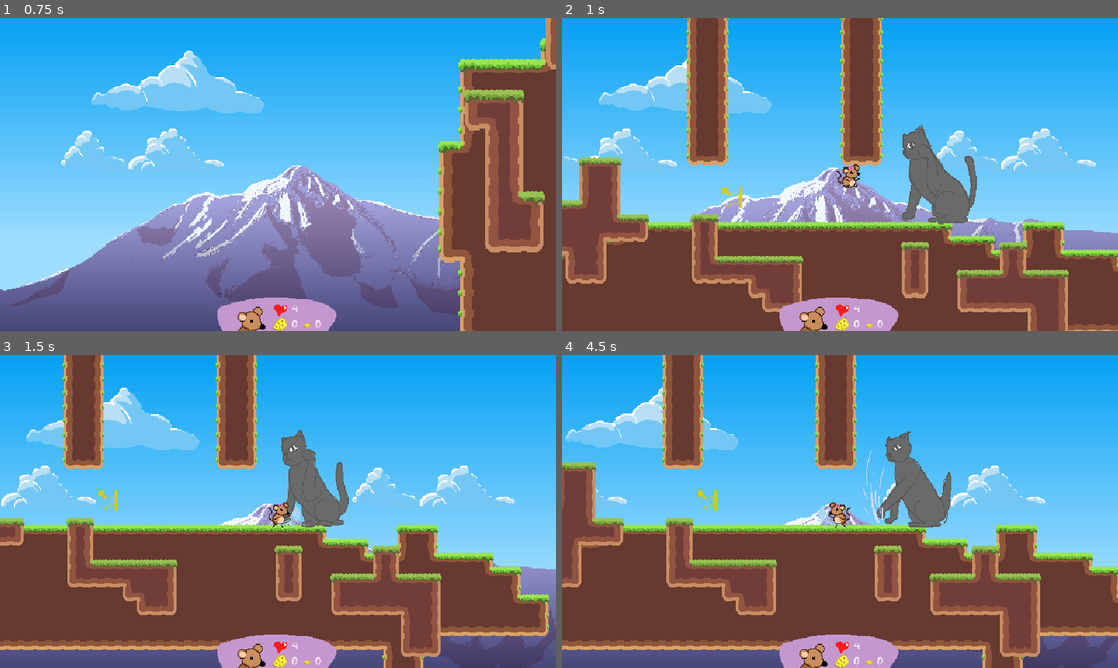
Above: before the commit, frames 1-4 (two rows, left to right).
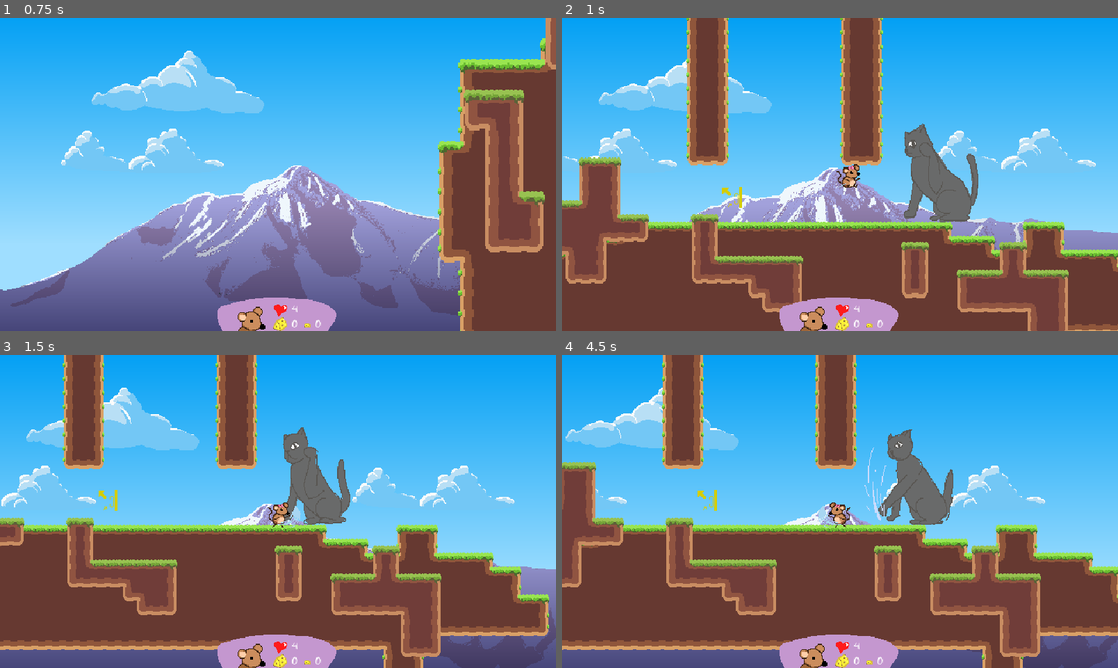
Above: after the commit, the same moments.

Repository: GalletasConMayo/LilRatGame
Game: Godot game, scene res://Scenes/game.tscn
The game is run twice, just before and just after one commit, with the same random seed, the same clock (stepped at 60 frames per second) and the same inputs.
Inputs (mouse positions are in pixels of both pictures, inside the frame that each line leads up to):
- Up to frame 1 (0.75 s): tap Enter (ui_accept) at 0.5 s; move the mouse to (400, 158) at 0.52 s; hold D (right) from 0.53 s (still down); tap Z (dash) at 0.6 s; click (400, 158) at 0.67 s
- Up to frame 2 (1 s): keep holding D (right); tap X (jump) at 0.77 s
- Up to frame 3 (1.5 s): move the mouse to (166, 527) at 1.27 s; release D (right) at 1.28 s; hold S (down) from 1.28 s (still down); tap C (walking) at 1.35 s
- Up to frame 4 (4.5 s): tap X (jump) at 1.52, 3.02, 3.77 s; move the mouse to (895, 442) at 2.02 s; release S (down) at 2.03 s; hold D (right) 2.03-2.78 s; hold F 2.03-2.78 s; move the mouse to (812, 574) at 2.77 s; hold W 2.78-3.53 s; tap Space at 2.85 s; click (812, 574) at 2.92 s; move the mouse to (1006, 558) at 3.52 s; hold A (left) from 3.53 s (still down); tap Z (dash) at 3.6 s; move the mouse to (673, 464) at 4.27 s; tap C (walking) at 4.35 s

Frame 1 is identical in both runs. In frame 2, 0.4% of the frame differs, in the area x 61-75%, y 33-66%; in frame 3, 0.5%; in frame 4, 0.6%, in the area x 54-71%, y 23-56%.

Commit message:
Adding Enemy-hurt logic

Diff:
--- a/Scenes/cat_enemy.tscn
+++ b/Scenes/cat_enemy.tscn
@@ -1,7 +1,10 @@
-[gd_scene load_steps=6 format=3 uid="uid://bkc5s73qvfim7"]
+[gd_scene load_steps=7 format=3 uid="uid://bkc5s73qvfim7"]
 
 [ext_resource type="Script" path="res://Scripts/cat_enemy.gd" id="1_1kgsi"]
 [ext_resource type="Texture2D" uid="uid://bky367c6tvhg2" path="res://Images/Enemies/gato.png" id="1_7bjvg"]
+
+[sub_resource type="RectangleShape2D" id="RectangleShape2D_lpjig"]
+size = Vector2(84, 113)
 
 [sub_resource type="Animation" id="Animation_j3ou3"]
 length = 0.001
@@ -98,13 +101,14 @@
 hframes = 6
 frame = 1
 
+[node name="CollisionShape2D" type="CollisionShape2D" parent="."]
+position = Vector2(22, 7.5)
+shape = SubResource("RectangleShape2D_lpjig")
+
 [node name="AnimationPlayer" type="AnimationPlayer" parent="."]
 libraries = {
 "": SubResource("AnimationLibrary_cajya")
 }
-
-[node name="cat_hurtbox" type="CollisionPolygon2D" parent="."]
-polygon = PackedVector2Array(-17, 59, -10, 11, -11, -11, -22, -23, -19, -37, 0, -41, 11, -27, 47, 22, 55, 62)
 
 [node name="cat_hitbox" type="Area2D" parent="."]
 visible = false
@@ -115,6 +119,13 @@
 [node name="CollisionPolygon2D" type="CollisionPolygon2D" parent="cat_hitbox"]
 polygon = PackedVector2Array(-11, 53, -9, 2, 0, -65, -50, -50, -60, 26, -24, 57, -5, 63)
 
+[node name="Hurtbox" type="Area2D" parent="." groups=["enemy_hurtbox"]]
+collision_layer = 4096
+collision_mask = 512
+
+[node name="cat_hurtbox" type="CollisionPolygon2D" parent="Hurtbox"]
+polygon = PackedVector2Array(-17, 59, -10, 11, -11, -11, -22, -23, -19, -37, 0, -41, 11, -27, 47, 22, 55, 62)
+
 [node name="AttackTimer" type="Timer" parent="."]
 
 [connection signal="body_entered" from="cat_hitbox" to="." method="_on_cat_hitbox_body_entered"]
--- /dev/null
+++ b/Scenes/normal_hit_1.gd
@@ -0,0 +1,17 @@
+extends Area2D
+
+
+# Called when the node enters the scene tree for the first time.
+func _ready():
+	area_entered.connect(_on_area_entered)
+	pass # Replace with function body.
+
+# Called every frame. 'delta' is the elapsed time since the previous frame.
+func _process(delta):
+	pass
+
+func _on_area_entered(area: Area2D):
+	# Verifica si el área que entró es una Hurtbox de enemigo
+	if area.is_in_group("enemy_hurtbox"):
+		var enemy = area.get_parent()  # Obtiene el nodo padre (el enemigo)
+		enemy.take_damage()      # Llama a su función de recibir daño
--- a/Scenes/player.tscn
+++ b/Scenes/player.tscn
@@ -1,9 +1,10 @@
-[gd_scene load_steps=22 format=3 uid="uid://b7paocrh1u781"]
+[gd_scene load_steps=23 format=3 uid="uid://b7paocrh1u781"]
 
 [ext_resource type="Script" path="res://Scripts/player.gd" id="1_pi0nl"]
 [ext_resource type="Script" path="res://Scripts/animations.gd" id="2_08nn6"]
 [ext_resource type="Texture2D" uid="uid://dtekgkd8gwvqy" path="res://Images/Player/Rat_sprites/rat_sheet.png" id="2_dwkhu"]
 [ext_resource type="Script" path="res://Scripts/atacks.gd" id="2_liu2k"]
+[ext_resource type="Script" path="res://Scenes/normal_hit_1.gd" id="3_d5fqc"]
 [ext_resource type="Texture2D" uid="uid://hhcyr1jpje0e" path="res://Images/Player/Rat_sprites/ribbon_sheet.png" id="3_t7635"]
 [ext_resource type="Texture2D" uid="uid://3t71tp5l08mx" path="res://Images/Player/Rat_sprites/weapon_sheet.png" id="4_dje7n"]
 [ext_resource type="Script" path="res://addons/phantom_camera/scripts/phantom_camera/phantom_camera_2d.gd" id="4_lktpr"]
@@ -552,7 +553,10 @@
 
 [node name="normal_hit_1" type="Area2D" parent="player_collision/atacks"]
 visible = false
+collision_layer = 512
+collision_mask = 4096
 monitoring = false
+script = ExtResource("3_d5fqc")
 
 [node name="CollisionPolygon2D" type="CollisionPolygon2D" parent="player_collision/atacks/normal_hit_1"]
 polygon = PackedVector2Array(-1, 13, 10, 8, 15, 2, 18, -8, 26, 3, 23, 14, 9, 17)
--- a/Scripts/Animations.gd
+++ b/Scripts/Animations.gd
@@ -5,6 +5,7 @@
 
 func play_animations(current_state)->void:
 	if current_state == "cwall":
-		$AnimationPlayer.play("normal_hit_2")
+		#$AnimationPlayer.play("normal_hit_2")
+		$AnimationPlayer.play("wall")
 	else:
 		$AnimationPlayer.play(current_state)
--- a/Scripts/cat_enemy.gd
+++ b/Scripts/cat_enemy.gd
@@ -32,6 +32,8 @@
 		#-1:
 			#velocity.x = SPEED * -1
 
+func take_damage():
+	print("Gato dañado")
 
 func _on_cat_hitbox_body_entered(body):
 	if body is PlayerControl:
